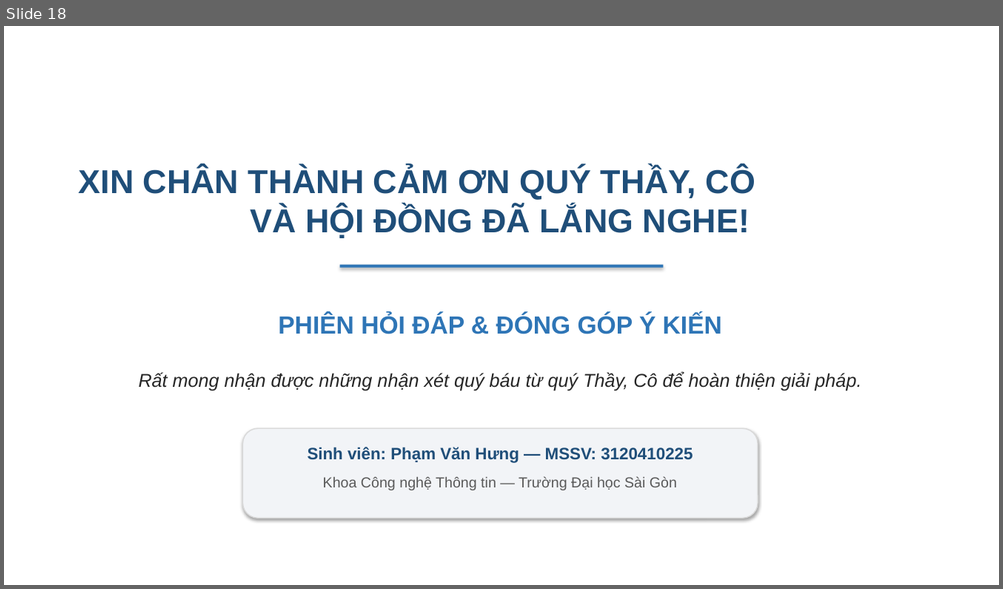
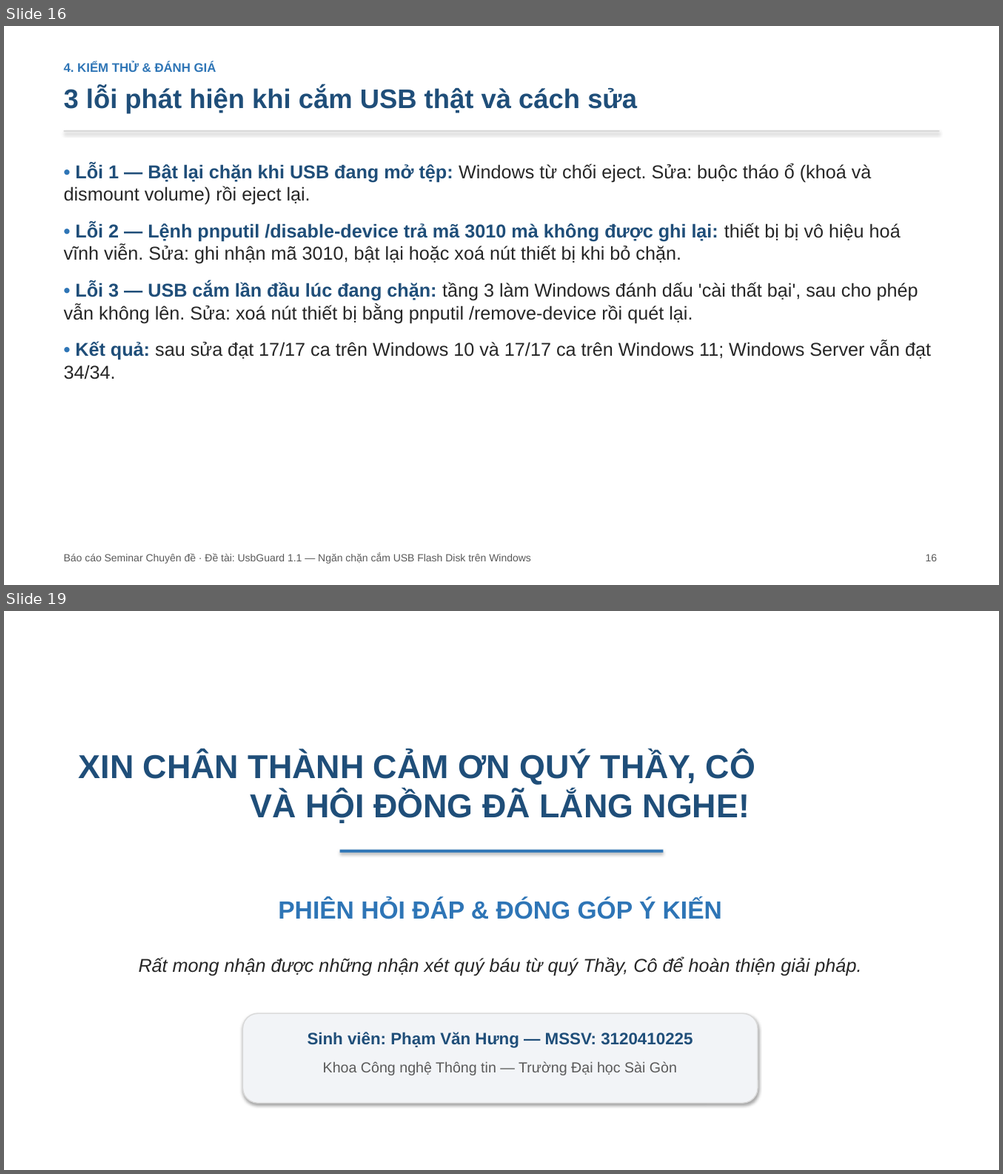
Before and after one commit to hungphamwp/usbguard, a slide deck: slide/SLIDE-UsbGuard.pptx. Shown one above the other, each under a label of ours: slide 18 before the commit, slides 16 and 19 after it; the slides between them are not shown. The pictures are 1003x589 and 1003x1174 pixels, drawn with LibreOffice and Linux fonts; fonts in the diff are those of the drawing. Boxes give left, top, right and bottom in pixels: in the first picture for what was removed or moved away, otherwise in the second. Text is boxed around its words. In the diff, an @@ line names an element or a change of style, - is before the commit and + after.

```diff
--- a/slide/SLIDE-UsbGuard.pptx
+++ b/slide/SLIDE-UsbGuard.pptx
@@ slide 16 added at [4, 26, 999, 585], background #FFFFFF @@
@@ text added at [64, 62, 216, 72], 12 pt, text #2E75B6, bold @@
+4. KIỂM THỬ & ĐÁNH GIÁ
@@ text added at [64, 87, 637, 114], 26 pt, text #1F4E79, bold @@
+3 lỗi phát hiện khi cắm USB thật và cách sửa
@@ rectangle added at [64, 130, 939, 132], fill #D9D9D9 @@
@@ text added at [64, 164, 930, 380], 18 pt, text #262626 @@
+• Lỗi 1 — Bật lại chặn khi USB đang mở tệp: Windows từ chối eject. Sửa: buộc tháo ổ (khoá và dismount volume) rồi eject lại.
+• Lỗi 2 — Lệnh pnputil /disable-device trả mã 3010 mà không được ghi lại: thiết bị bị vô hiệu hoá vĩnh viễn. Sửa: ghi nhận mã 3010, bật lại hoặc xoá nút thiết bị khi bỏ chặn.
+• Lỗi 3 — USB cắm lần đầu lúc đang chặn: tầng 3 làm Windows đánh dấu 'cài thất bại', sau cho phép vẫn không lên. Sửa: xoá nút thiết bị bằng pnputil /remove-device rồi quét lại.
+• Kết quả: sau sửa đạt 17/17 ca trên Windows 10 và 17/17 ca trên Windows 11; Windows Server vẫn đạt 34/34.
@@ text added at [64, 554, 531, 564], 10 pt, text #595959 @@
+Báo cáo Seminar Chuyên đề · Đề tài: UsbGuard 1.1 — Ngăn chặn cắm USB Flash Disk trên Windows
@@ text added at [925, 554, 937, 562], 10 pt, text #595959 @@
+16
@@ what was slide 18 is now slide 19 @@
```
Also in this commit, not shown: 14 slides changed, 3 other slides added, 3 slides removed, 17 other files.
